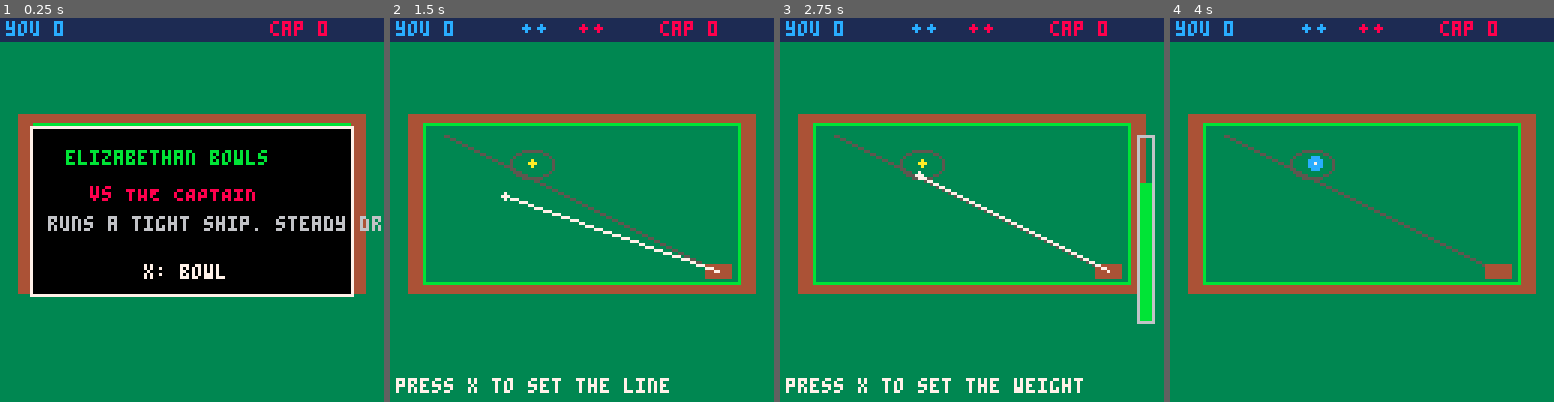
Above: before the commit, frames 1-4 (left to right).
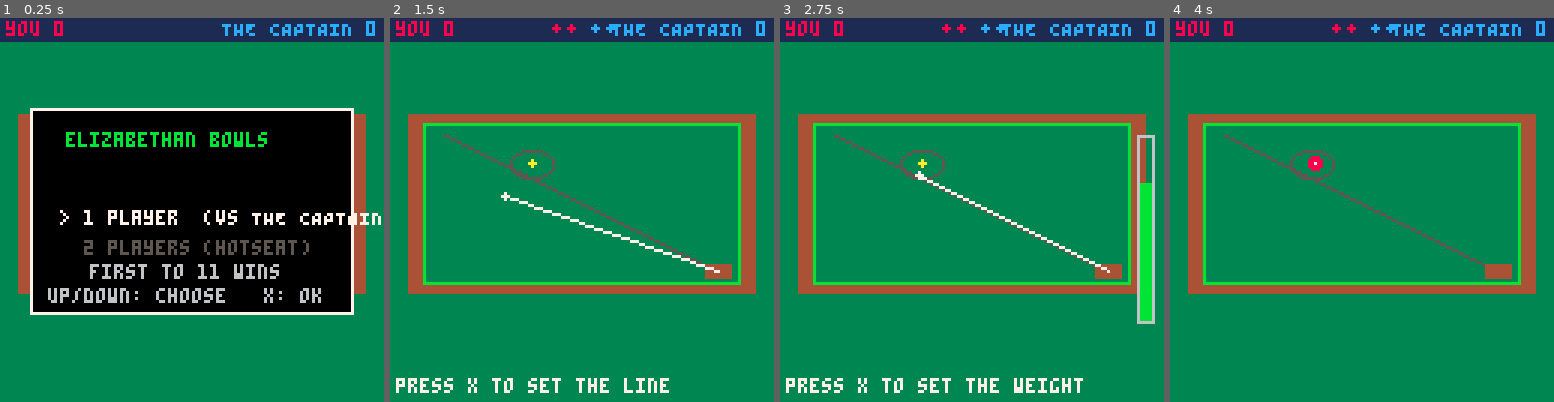
Above: after the commit, the same moments.

Repository: jagteasdale/bowls-game
Game: PICO-8 cartridge bowls.p8
Same seed, same stepped clock (60 frames per second), same inputs: the game is played once before the commit and once after it.
Inputs:
- Up to frame 1 (0.25 s): no input
- Up to frame 2 (1.5 s): tap X (X key) at 0.33, 1.07 s
- Up to frame 3 (2.75 s): hold Right 1.6-2.1 s; tap X (X key) at 1.85 s; hold Up 2.15-2.42 s; hold Right from 2.47 s (still down)
- Up to frame 4 (4 s): tap X (X key) at 2.97 s; release Right at 3.03 s; hold Left 3.08-3.58 s; hold Down 3.63-3.97 s

The runs differ from the first frame. In frame 1, 17% of the frame differs, in the area x 1-100%, y 0-78%; in frame 2, 1.1%; in frame 3, 1.1%; in frame 4, 1.3%.

Commit message:
Multiplayer (hotseat) mode + match-to-11 structure
- title menu: 1 player (vs The Captain) or 2 players (hotseat)
- 2-player name entry with defaults Red/Blue (on-screen letter picker)
- pass-the-controller handoff between human turns
- per-team wood-per-end: each side picks their own wood for the end
- matches play to first-to-11, then a match-over screen -> title
  (solo vs The Captain is now also a match to 11)
- end winner leads the next end (no-score end: same side leads again)
- new src/menu.lua (front-end input phases); state.lua reworked for
  modes / match flow / turn order; team 1 = red, team 2 = blue
- integration harness rewritten to drive full solo + versus matches and
  assert names, up/down flip, winner-leads, and per-team woods

Co-Authored-By: Claude Opus 4.8 <noreply@anthropic.com>

Diff:
--- a/bowls.p8
+++ b/bowls.p8
@@ -10,6 +10,7 @@
 #include src/score.lua
 #include src/state.lua
 #include src/aim.lua
+#include src/menu.lua
 #include src/ai.lua
 #include src/render.lua
 #include src/main.lua
--- a/src/aim.lua
+++ b/src/aim.lua
@@ -11,8 +11,8 @@
     if G.sel > #WOODS then G.sel = 1 end
   end
   if btnp(5) then
-    G.player_wood = G.sel -- locked in for both of the player's woods this end
-    begin_turn()
+    G.team_wood[current_team()] = G.sel -- locked in for both of this team's woods this end
+    start_player_aim()
   end
 end
 
@@ -47,7 +47,8 @@
     G.pow_dir = 1
   end
   if btnp(5) then
-    launch_wood(TEAM_PLAYER, WOODS[G.player_wood], G.aim_locked_t, G.pow_p)
+    local team = current_team()
+    launch_wood(team, WOODS[G.team_wood[team]], G.aim_locked_t, G.pow_p)
     G.msg = ""
   end
 end
--- a/src/data.lua
+++ b/src/data.lua
@@ -51,9 +51,14 @@
   speed_max = 1.00,  -- launch speed at 100% power (sails through)
 }
 
--- team ids
+-- team ids (in 2-player mode TEAM_CPU is simply the second human)
 TEAM_PLAYER = 1
 TEAM_CPU    = 2
+
+-- match / multiplayer
+TARGET_SCORE = 11   -- first to this many points wins the match
+NAME_MAX     = 6    -- max characters in a hotseat player name
+NAME_LETTERS = " abcdefghijklmnopqrstuvwxyz" -- index 1 is space
 
 -- the vertical slice's single opponent.
 -- skill: 0 = perfect; higher = more aim/power error (jitter band).
--- a/src/main.lua
+++ b/src/main.lua
@@ -32,7 +32,11 @@
 
 function _update60()
   if G.phase == "title" then
-    if btnp(5) then start_end() end
+    update_title_menu()
+  elseif G.phase == "name_entry" then
+    update_name_entry()
+  elseif G.phase == "handoff" then
+    update_handoff()
   elseif G.phase == "wood_select" then
     update_wood_select()
   elseif G.phase == "aim" then
@@ -44,7 +48,9 @@
   elseif G.phase == "deliver" then
     update_deliver()
   elseif G.phase == "result" then
-    if btnp(5) then start_end() end
+    if btnp(5) then after_result() end
+  elseif G.phase == "match_over" then
+    if btnp(5) then new_game() end
   end
 end
 
--- /dev/null
+++ b/src/menu.lua
@@ -0,0 +1,83 @@
+-- menu.lua -- front-end input phases: title menu, hotseat name entry, controller handoff.
+-- (pico-8 file. buttons: 0/1 left/right, 2/3 up/down, 5 = X confirm.)
+
+-- ---- title: choose 1 or 2 players ------------------------------------------
+
+function update_title_menu()
+  if btnp(2) and G.menu_sel > 1 then G.menu_sel = G.menu_sel - 1 end
+  if btnp(3) and G.menu_sel < 2 then G.menu_sel = G.menu_sel + 1 end
+  if btnp(5) then
+    if G.menu_sel == 1 then
+      start_solo()
+    else
+      begin_name_entry()
+    end
+  end
+end
+
+-- ---- hotseat name entry (2 players) ----------------------------------------
+
+-- find a character's index in NAME_LETTERS (defaults to space)
+function letter_index(c)
+  for i = 1, #NAME_LETTERS do
+    if sub(NAME_LETTERS, i, i) == c then return i end
+  end
+  return 1
+end
+
+-- prefill the entry field for a team from a default name, padded with spaces
+function set_entry_default(team)
+  local d = (team == TEAM_PLAYER) and "red" or "blue"
+  G.entry = {}
+  for i = 1, NAME_MAX do
+    local c = (i <= #d) and sub(d, i, i) or " "
+    G.entry[i] = letter_index(c)
+  end
+  G.entry_cursor = 1
+end
+
+function begin_name_entry()
+  G.entry_team = TEAM_PLAYER
+  set_entry_default(TEAM_PLAYER)
+  G.phase = "name_entry"
+end
+
+-- assemble the typed name: trim trailing spaces, fall back to the default if empty
+function entry_to_name()
+  local s = ""
+  for i = 1, NAME_MAX do
+    s = s .. sub(NAME_LETTERS, G.entry[i], G.entry[i])
+  end
+  while #s > 0 and sub(s, #s, #s) == " " do s = sub(s, 1, #s - 1) end
+  if s == "" then s = (G.entry_team == TEAM_PLAYER) and "red" or "blue" end
+  return s
+end
+
+function update_name_entry()
+  local n = #NAME_LETTERS
+  if btnp(0) and G.entry_cursor > 1 then G.entry_cursor = G.entry_cursor - 1 end
+  if btnp(1) and G.entry_cursor < NAME_MAX then G.entry_cursor = G.entry_cursor + 1 end
+  if btnp(2) then -- up: next letter
+    G.entry[G.entry_cursor] = G.entry[G.entry_cursor] % n + 1
+  end
+  if btnp(3) then -- down: previous letter
+    G.entry[G.entry_cursor] = (G.entry[G.entry_cursor] - 2) % n + 1
+  end
+  if btnp(5) then
+    G.names[G.entry_team] = entry_to_name()
+    if G.entry_team == TEAM_PLAYER then
+      G.entry_team = TEAM_CPU
+      set_entry_default(TEAM_CPU)
+    else
+      start_versus()
+    end
+  end
+end
+
+-- ---- hotseat handoff (pass the controller) ---------------------------------
+
+function update_handoff()
+  if btnp(5) then
+    enter_human_turn(G.handoff_team)
+  end
+end
--- a/src/render.lua
+++ b/src/render.lua
@@ -46,8 +46,9 @@
 
 -- ---- woods + jack ---------------------------------------------------------
 
+-- team 1 = red, team 2 = blue (matches the default hotseat names Red / Blue)
 local function team_col(owner)
-  if owner == TEAM_PLAYER then return 12 else return 8 end
+  if owner == TEAM_PLAYER then return 8 else return 12 end
 end
 
 local function draw_wood(w)
@@ -92,11 +93,13 @@
 
 local function draw_hud()
   rectfill(0, 0, 127, 7, 1)
-  print("you " .. G.score[TEAM_PLAYER], 2, 1, 12)
-  print("cap " .. G.score[TEAM_CPU], 90, 1, 8)
+  -- team 1 name + score (left), team 2 name + score (right, target shown)
+  print(G.names[TEAM_PLAYER] .. " " .. G.score[TEAM_PLAYER], 2, 1, team_col(TEAM_PLAYER))
+  local r = G.names[TEAM_CPU] .. " " .. G.score[TEAM_CPU]
+  print(r, 126 - #r * 4, 1, team_col(TEAM_CPU))
   -- woods remaining this end, as pips
-  for i = 1, woods_left(TEAM_PLAYER) do circfill(40 + i * 5, 3, 1, 12) end
-  for i = 1, woods_left(TEAM_CPU) do circfill(74 - i * 5, 3, 1, 8) end
+  for i = 1, woods_left(TEAM_PLAYER) do circfill(50 + i * 5, 3, 1, team_col(TEAM_PLAYER)) end
+  for i = 1, woods_left(TEAM_CPU) do circfill(78 - i * 5, 3, 1, team_col(TEAM_CPU)) end
   if G.msg ~= "" then
     print(G.msg, 2, 120, 7)
   end
@@ -123,12 +126,63 @@
   for i = 1, #r.ranked do
     local e = r.ranked[i]
     local c = team_col(e.wood.owner)
-    local tag = e.wood.owner == TEAM_PLAYER and "you" or "cap"
-    print(tag .. " " .. fmt1(e.dist) .. "ft", 30, y, c)
+    print(sub(G.names[e.wood.owner], 1, 3) .. " " .. fmt1(e.dist) .. "ft", 30, y, c)
     y = y + 7
   end
   print(G.msg, 26, y + 2, 7)
-  print("x: next end", 36, 88, 6)
+  print("x: continue", 36, 88, 6)
+end
+
+-- ---- front-end screens ----------------------------------------------------
+
+local function draw_title_menu()
+  rectfill(10, 30, 117, 98, 0)
+  rect(10, 30, 117, 98, 7)
+  print("elizabethan bowls", 22, 38, 11)
+  local opts = { "1 player  (vs " .. CAPTAIN.name .. ")", "2 players (hotseat)" }
+  for i = 1, 2 do
+    local y = 54 + i * 10
+    local sel = (G.menu_sel == i)
+    if sel then print(">", 20, y, 7) end
+    print(opts[i], 28, y, sel and 7 or 5)
+  end
+  print("first to " .. TARGET_SCORE .. " wins", 30, 82, 6)
+  print("up/down: choose   x: ok", 16, 90, 6)
+end
+
+local function draw_name_entry()
+  rectfill(10, 34, 117, 94, 0)
+  rect(10, 34, 117, 94, 7)
+  local who = (G.entry_team == TEAM_PLAYER) and "player 1" or "player 2"
+  print("enter name - " .. who, 22, 40, team_col(G.entry_team))
+  local x0 = 64 - NAME_MAX * 4
+  for i = 1, NAME_MAX do
+    local x = x0 + (i - 1) * 8
+    if i == G.entry_cursor then rectfill(x - 1, 57, x + 5, 67, 5) end
+    print(sub(NAME_LETTERS, G.entry[i], G.entry[i]), x, 59, 7)
+    print("-", x, 67, 6)
+  end
+  print("arrows: edit    x: ok", 20, 82, 6)
+end
+
+local function draw_handoff()
+  rectfill(14, 44, 113, 86, 0)
+  rect(14, 44, 113, 86, 7)
+  print("pass the controller to", 22, 52, 7)
+  local nm = G.names[G.handoff_team]
+  print(nm, 64 - #nm * 2, 64, team_col(G.handoff_team))
+  print("x: ready", 46, 76, 6)
+end
+
+local function draw_match_over()
+  rectfill(14, 40, 113, 92, 0)
+  rect(14, 40, 113, 92, 7)
+  print("match over", 44, 46, 10)
+  local nm = G.names[G.winner]
+  print(nm .. " wins!", 64 - (#nm + 6) * 2, 58, team_col(G.winner))
+  print(G.names[TEAM_PLAYER] .. " " .. G.score[TEAM_PLAYER] .. " - " ..
+    G.score[TEAM_CPU] .. " " .. G.names[TEAM_CPU], 24, 70, 6)
+  print("x: title", 46, 84, 6)
 end
 
 -- the main draw, dispatched by phase
@@ -151,15 +205,16 @@
   draw_hud()
 
   if G.phase == "title" then
-    rectfill(10, 36, 117, 92, 0)
-    rect(10, 36, 117, 92, 7)
-    print("elizabethan bowls", 22, 44, 11)
-    print("vs " .. CAPTAIN.name, 30, 56, 8)
-    print(CAPTAIN.blurb, 16, 66, 6)
-    print("x: bowl", 48, 82, 7)
+    draw_title_menu()
+  elseif G.phase == "name_entry" then
+    draw_name_entry()
+  elseif G.phase == "handoff" then
+    draw_handoff()
   elseif G.phase == "wood_select" then
     draw_wood_select()
   elseif G.phase == "result" then
     draw_result()
-  end
-end
+  elseif G.phase == "match_over" then
+    draw_match_over()
+  end
+end
--- a/src/state.lua
+++ b/src/state.lua
@@ -52,46 +52,94 @@
 
 -- ---- game lifecycle ---------------------------------------------------------
 
+-- which team is bowling right now
+function current_team()
+  return G.order[G.turn]
+end
+
+-- the team that has reached the target score, or nil if the match is still on
+function match_winner()
+  if G.score[TEAM_PLAYER] >= G.target then return TEAM_PLAYER end
+  if G.score[TEAM_CPU] >= G.target then return TEAM_CPU end
+  return nil
+end
+
 function new_game()
   G.phase = "title"
+  G.menu_sel = 1
   G.woods = {}
-  G.order = {} -- no end in progress yet; keeps the hud safe on the title screen
+  G.order = {} -- no end in progress yet; keeps the hud safe on the title/menu screens
   G.turn = 1
   G.sel = 1
-  G.player_wood = 1 -- the wood chosen for the current end (both of the player's woods)
+  G.team_wood = {} -- per-team wood choice for the current end
   G.end_no = 0
+  G.target = TARGET_SCORE
   G.mat = nil
   G.jack = nil
   G.live = nil
   G.result = nil
+  G.winner = nil
   G.score = { [TEAM_PLAYER] = 0, [TEAM_CPU] = 0 }
+  G.lead = TEAM_PLAYER -- which team bowls first this end (the previous end's winner)
+  -- default to a 1-player setup until a mode is chosen
+  G.mode = "solo"
+  G.human = { [TEAM_PLAYER] = true, [TEAM_CPU] = false }
+  G.names = { [TEAM_PLAYER] = "you", [TEAM_CPU] = CAPTAIN.name }
   G.msg = ""
+end
+
+-- start a 1-player match vs The Captain
+function start_solo()
+  G.mode = "solo"
+  G.human = { [TEAM_PLAYER] = true, [TEAM_CPU] = false }
+  G.names = { [TEAM_PLAYER] = "you", [TEAM_CPU] = CAPTAIN.name }
+  start_match()
+end
+
+-- start a 2-player hotseat match (names already in G.names)
+function start_versus()
+  G.mode = "versus"
+  G.human = { [TEAM_PLAYER] = true, [TEAM_CPU] = true }
+  start_match()
+end
+
+function start_match()
+  G.score = { [TEAM_PLAYER] = 0, [TEAM_CPU] = 0 }
+  G.end_no = 0
+  G.winner = nil
+  G.lead = TEAM_PLAYER -- team 1 leads the first end of the match
+  start_end()
 end
 
 function start_end()
   G.woods = {}
   G.live = nil
   G.result = nil
-  -- ends are played "up" then "down": the mat alternates corner each end (odd = corner A,
-  -- even = the opposite corner) and the jack goes out toward the far corner.
+  G.team_wood = {} -- each side picks a wood for THIS end
+  -- ends are played "up" then "down": the mat alternates corner each end and the jack
+  -- goes out toward the far corner.
   G.end_no = G.end_no + 1
   local s = (G.end_no % 2 == 1) and 1 or -1
   G.mat = { x = GREEN.mat_x * s, y = GREEN.mat_y * s }
-  -- jack toward the OPPOSITE corner, at a variable length so reading the weight
-  -- ("will it get there?") is the core tension.
   G.jack = { x = -s * (3 + rnd(15)), y = -s * (2 + rnd(13)) }
-  -- singles, two woods each, alternating; player leads
-  G.order = { TEAM_PLAYER, TEAM_CPU, TEAM_PLAYER, TEAM_CPU }
+  -- singles, two woods each, alternating; the previous end's winner (G.lead) bowls first
+  local other = (G.lead == TEAM_PLAYER) and TEAM_CPU or TEAM_PLAYER
+  G.order = { G.lead, other, G.lead, other }
   G.turn = 1
-  -- choose your wood ONCE for the whole end before the first delivery
-  G.phase = "wood_select"
-  G.msg = "choose your wood for this end"
+  begin_turn()
 end
 
 function begin_turn()
-  local team = G.order[G.turn]
-  if team == TEAM_PLAYER then
-    start_player_aim()
+  local team = current_team()
+  if G.human[team] then
+    if G.mode == "versus" then
+      -- hotseat: hand the controller over before this player bowls
+      G.handoff_team = team
+      G.phase = "handoff"
+      G.msg = ""
+    else
+      enter_human_turn(team)
+    end
   else
     G.phase = "cpu_think"
     G.timer = 40
@@ -100,7 +148,18 @@
   end
 end
 
--- start the player's aim sweep for a delivery (wood already chosen for the end)
+-- a human team's turn: pick a wood on their first delivery of the end, then aim
+function enter_human_turn(team)
+  if not G.team_wood[team] then
+    G.sel = 1
+    G.phase = "wood_select"
+    G.msg = "choose your wood for this end"
+  else
+    start_player_aim()
+  end
+end
+
+-- start the aim sweep (the team's wood for the end is already chosen)
 function start_player_aim()
   G.aim_t = -1
   G.aim_dir = 1
@@ -134,14 +193,24 @@
 function score_end()
   G.result = score.count(G.jack, G.woods, SCORE_RADIUS)
   local holder = G.result.holder
-  if holder == TEAM_PLAYER then
-    G.score[TEAM_PLAYER] = G.score[TEAM_PLAYER] + G.result.points
-    G.msg = "you win the end +" .. G.result.points
-  elseif holder == TEAM_CPU then
-    G.score[TEAM_CPU] = G.score[TEAM_CPU] + G.result.points
-    G.msg = CAPTAIN.name .. " wins the end +" .. G.result.points
-  else
-    G.msg = "no score"
+  if holder then
+    G.score[holder] = G.score[holder] + G.result.points
+    G.lead = holder -- the end winner leads the next end
+    G.msg = G.names[holder] .. " wins the end +" .. G.result.points
+  else
+    G.msg = "no score" -- lead unchanged: the same side leads again
   end
   G.phase = "result"
 end
+
+-- from the result screen: play the next end, or end the match
+function after_result()
+  local w = match_winner()
+  if w then
+    G.winner = w
+    G.phase = "match_over"
+    G.msg = G.names[w] .. " wins the match!"
+  else
+    start_end()
+  end
+end
--- a/tests/integration.lua
+++ b/tests/integration.lua
@@ -1,6 +1,6 @@
--- integration.lua -- drives a FULL end through the real pico-8 game code with the
--- pico-8 API stubbed out. catches undefined globals, bad cross-references and
--- state-machine dead-ends that the headless unit tests can't see.
+-- integration.lua -- drives whole MATCHES through the real pico-8 game code with the
+-- pico-8 API stubbed. catches undefined globals, bad cross-references and state-machine
+-- dead-ends. (logic only -- stubbed graphics can't see visual bugs.)
 --
 -- usage:  lua tests/integration.lua
 
@@ -12,13 +12,12 @@
 abs = math.abs
 function sgn(x) return (x or 0) < 0 and -1 or 1 end
 function mid(a, b, c)
-  -- median of three (pico-8 clamp)
-  local lo = math.min(a, b, c)
-  local hi = math.max(a, b, c)
+  local lo = math.min(a, b, c); local hi = math.max(a, b, c)
   return a + b + c - lo - hi
 end
 function rnd(x) x = x or 1; return math.random() * x end
 function tostr(x) return tostring(x) end
+function sub(s, i, j) return string.sub(s, i, j or #s) end
 function add(t, v) t[#t + 1] = v; return v end
 function del(t, v)
   for i = 1, #t do if t[i] == v then table.remove(t, i); return v end end
@@ -27,12 +26,10 @@
   local i = 0
   return function() i = i + 1; return t[i] end
 end
--- graphics: no-ops (we only care that they're CALLED without error)
 local function noop() end
 cls, pset, line, rect, rectfill, circ, circfill, oval, ovalfill = noop, noop, noop, noop, noop, noop, noop, noop, noop
 function print(...) end -- stubbed; use out() for harness messages
 
--- button state, controlled by the harness
 local BTN = {}
 function btnp(b) return BTN[b] == true end
 function btn(b) return BTN[b] == true end
@@ -41,67 +38,105 @@
 local root = "/Users/josephteasdale/bowls-game/"
 for _, f in ipairs({
   "src/data.lua", "src/physics.lua", "src/score.lua",
-  "src/state.lua", "src/aim.lua", "src/render.lua", "src/ai.lua", "src/main.lua",
+  "src/state.lua", "src/aim.lua", "src/menu.lua", "src/ai.lua", "src/render.lua", "src/main.lua",
 }) do
   dofile(root .. f)
 end
 
--- ---- drive a full end -------------------------------------------------------
-local function press(b) BTN = {}; BTN[b] = true end
-local function release() BTN = {} end
-
-_init()
-assert(G.phase == "title", "should start on title")
-_draw() -- must not error on the title screen (the nil-jack guard)
-
-press(5); _update60(); release() -- start the end
-out("after start: phase=" .. G.phase .. "  jack=(" ..
-  string.format("%.1f,%.1f", G.jack.x, G.jack.y) .. ")")
--- up/down: the jack must sit toward the OPPOSITE corner from the mat
-local mat1x, mat1y = G.mat.x, G.mat.y
-assert(mat1x * G.jack.x < 0 and mat1y * G.jack.y < 0, "jack should be in the opposite corner to the mat")
-
--- play frames until the end is scored, confirming whenever a phase waits on the player,
--- and rendering every frame to exercise all the draw paths (incl. the flipped down-end).
-local function play_to_result()
-  local frames = 0
-  while G.phase ~= "result" and frames < 6000 do
-    local p = G.phase
-    if p == "wood_select" or p == "aim" or p == "power" then
-      press(5) -- confirm wood / lock aim / lock power
-    else
-      release() -- deliver, cpu_think advance on their own
-    end
-    _update60()
-    _draw()
-    frames = frames + 1
-  end
-  assert(G.phase == "result", "end did not reach result (stuck in '" .. G.phase ..
-    "' after " .. frames .. " frames)")
-  assert(#G.woods >= 1, "expected at least one wood on the green, got " .. #G.woods)
-  assert(G.result ~= nil, "no result computed")
-  return frames
+-- run one frame with the given buttons pressed (single-frame = edge press)
+local function frame(buttons)
+  BTN = {}
+  if buttons then for _, b in ipairs(buttons) do BTN[b] = true end end
+  _update60()
+  _draw() -- exercise every draw path each frame
+  BTN = {}
 end
 
--- end 1 (up, from corner A)
-local f1 = play_to_result()
-out(string.format("end 1 (up)   scored in %d frames: %d woods, holder=%s points=%d",
-  f1, #G.woods, tostring(G.result.holder), G.result.points))
+-- play frames until phase==target (or cap). interactive phases get a confirm; aim/power
+-- lock after a UNIFORMLY random delay so the locked sweep position is well spread (a fixed
+-- per-frame probability would bias toward the start of the sweep -> degenerate shots).
+local function run_until(target, cap)
+  local n, watching, countdown = 0, nil, 0
+  while G.phase ~= target and n < cap do
+    local p = G.phase
+    local press = {}
+    if p == "aim" or p == "power" then
+      if watching ~= p then watching = p; countdown = math.random(4, 90) end
+      if countdown <= 0 then press = { 5 } else countdown = countdown - 1 end
+    else
+      watching = nil
+      if p == "wood_select" or p == "handoff" or p == "result" then press = { 5 } end
+    end
+    frame(press)
+    n = n + 1
+  end
+  assert(G.phase == target, "did not reach '" .. target .. "' (stuck in '" .. G.phase ..
+    "' after " .. n .. " frames; score " .. G.score[TEAM_PLAYER] .. "-" .. G.score[TEAM_CPU] .. ")")
+  return n
+end
 
--- start a second end; it must play "down" from the OPPOSITE corner
-press(5); _update60(); release()
-assert(G.phase ~= "result", "should have left result on confirm")
-assert(G.mat.x == -mat1x and G.mat.y == -mat1y, "end 2 mat should be the opposite corner to end 1")
-local f2 = play_to_result() -- exercises down-end update + draw paths for crashes
-out(string.format("end 2 (down) scored in %d frames: mat flipped (%.0f,%.0f)->(%.0f,%.0f)",
-  f2, mat1x, mat1y, -mat1x, -mat1y))
-out("score: you=" .. G.score[TEAM_PLAYER] .. " cap=" .. G.score[TEAM_CPU])
+-- ============================================================================
+out("== name-entry machinery ==")
+begin_name_entry()
+assert(entry_to_name() == "red", "player-1 default name should be 'red', got " .. entry_to_name())
+G.entry[1] = letter_index("z")
+assert(entry_to_name() == "zed", "editing first letter should give 'zed', got " .. entry_to_name())
+G.entry_team = TEAM_CPU; set_entry_default(TEAM_CPU)
+assert(entry_to_name() == "blue", "player-2 default name should be 'blue', got " .. entry_to_name())
 
--- start a third end so the swing-back check below runs against a fresh head
-press(5); _update60(); release()
+-- ============================================================================
+out("\n== solo match (1 player vs the captain, first to " .. TARGET_SCORE .. ") ==")
+_init()
+assert(G.phase == "title", "boots to title menu")
+_draw()
 
--- ---- swing-back check: aiming WIDE should hook BACK toward the line of play ----
--- this validates the sign convention in side_from_t against the real physics.
+frame({ 5 }) -- title: option 1 (1 player) is default-selected
+assert(G.mode == "solo" and G.phase == "wood_select", "1-player pick enters wood select")
+assert(G.human[TEAM_PLAYER] and not G.human[TEAM_CPU], "solo: only team 1 is human")
+local mat1x, mat1y = G.mat.x, G.mat.y
+assert(mat1x * G.jack.x < 0 and mat1y * G.jack.y < 0, "jack sits in the opposite corner to the mat")
+
+-- play the FIRST end, confirm the up/down flip and winner-leads on the second
+run_until("result", 6000)
+local end1_holder = G.result.holder
+frame({ 5 }) -- after_result -> next end (no winner yet)
+assert(G.phase ~= "result", "left the result screen")
+assert(G.mat.x == -mat1x and G.mat.y == -mat1y, "end 2 plays from the opposite corner (up/down)")
+-- the end-1 winner leads end 2 (or, on a no-score end, team 1 still leads)
+assert(G.order[1] == (end1_holder or TEAM_PLAYER), "winner of the last end bowls first next end")
+
+-- now run the whole match out to a winner
+run_until("match_over", 200000)
+assert(G.winner ~= nil, "a winner is set")
+assert(G.score[G.winner] >= TARGET_SCORE, "winner reached the target score")
+out(string.format("solo match over: %s %d - %d %s", G.names[TEAM_PLAYER], G.score[TEAM_PLAYER],
+  G.score[TEAM_CPU], G.names[TEAM_CPU]))
+frame({ 5 }) -- match_over -> back to title
+assert(G.phase == "title", "match over returns to the title menu")
+
+-- ============================================================================
+out("\n== versus match (2 players, hotseat) ==")
+_init()
+frame({ 3 }) -- title: move selection down to "2 players"
+assert(G.menu_sel == 2, "menu moved to 2-player option")
+frame({ 5 }) -- select -> name entry
+assert(G.phase == "name_entry", "2-player pick enters name entry")
+frame({ 5 }) -- accept player-1 default (red)
+frame({ 5 }) -- accept player-2 default (blue) -> start match
+assert(G.mode == "versus", "versus mode set")
+assert(G.human[TEAM_PLAYER] and G.human[TEAM_CPU], "both teams are human")
+assert(G.names[TEAM_PLAYER] == "red" and G.names[TEAM_CPU] == "blue", "default hotseat names")
+assert(G.phase == "handoff", "first human turn opens with a controller handoff")
+
+-- both teams human => no cpu_think; the match runs entirely through handoffs/aim/power
+run_until("match_over", 300000)
+assert(G.winner ~= nil and G.score[G.winner] >= TARGET_SCORE, "versus match produced a winner at target")
+out(string.format("versus match over: %s %d - %d %s", G.names[TEAM_PLAYER], G.score[TEAM_PLAYER],
+  G.score[TEAM_CPU], G.names[TEAM_CPU]))
+
+-- ============================================================================
+out("\n== swing-back physics (aim wide -> hook back to the line) ==")
+_init(); frame({ 5 }) -- into a solo end so G.mat / G.jack exist
 do
   local function offset_from_line(t, biasturn)
     local dx, dy = dir_from_t(t)
@@ -109,15 +144,13 @@
     local c = {}; for k, v in pairs(CFG) do c[k] = v end
     c.bias_turn = biasturn
     physics.simulate(w, c, 3000)
-    -- perpendicular distance of the resting wood from the mat->jack line
     local bx, by = aim_base()
-    local px, py = w.x - G.mat.x, w.y - G.mat.y
-    return abs(bx * py - by * px)
+    return abs(bx * (w.y - G.mat.y) - by * (w.x - G.mat.x))
   end
   local with_bias = offset_from_line(0.4, CFG.bias_turn)
   local no_bias = offset_from_line(0.4, 0)
-  out(string.format("swing-back: wide aim offset from line  with-bias=%.1f  no-bias=%.1f", with_bias, no_bias))
-  assert(with_bias < no_bias, "bias must pull a wide delivery BACK toward the line (flip side_from_t)")
+  out(string.format("offset from line  with-bias=%.1f  no-bias=%.1f", with_bias, no_bias))
+  assert(with_bias < no_bias, "bias must pull a wide delivery back toward the line")
 end
 
 out("\nINTEGRATION OK")
